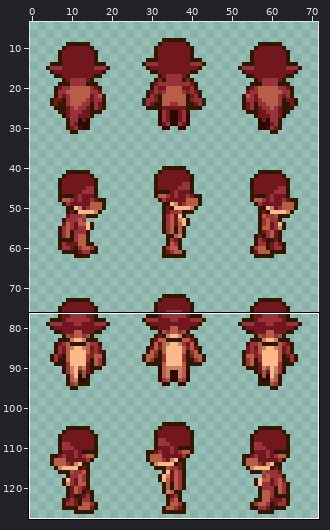
Two versions of one sprite sheet, spriteData/10/adult/6.gif. The picture above shows the old version from afar; the outline marks the close-up.
Close-up. Old version:
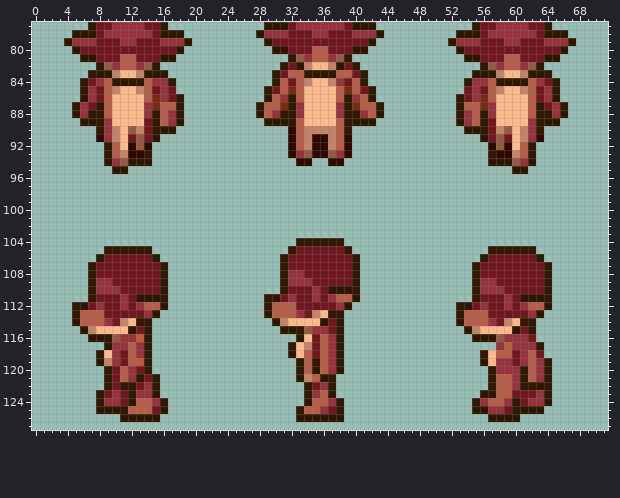
The file is 72x128 pixels. Colours within 5 levels of each other are drawn and written as one. Shown: x 0..71, y 77..127. The wide view leaves out empty margins. The commit also changed other parts of the picture, which this record leaves out.
After:
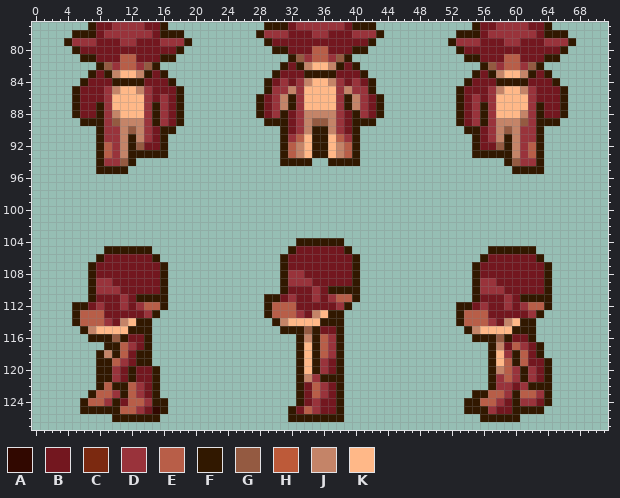
Palette (. is transparent): A #310800  B #73171f  C #7b2910  D #99333b  E #b85e48  F #311800  G #945a41  H #bd5a39  J #c48468  K #ffb888
Change:
Changed rows in their new state; - is an unchanged pixel.
first column x 5:
 83 ---B------B----------------BB----BB----------------B------B---
 84 ---BB----BBB------------FBD-D------DBF------------BBB----BB---
 85 FBB-D----D-B-F-----------DDJD----DJDD-----------F-B-D----D-BBF
 86 FBB-D----DB------------FBDJ-D----D-JDBF------------BD----D-BBF
 87 -B--D-----FDB-----------BDJ--------JDB-----------BDF-----D--B-
 88 -BB-DJ-----DB-----------B--B-JJJJ-B--B-----------BD-----JD-BB-
 89 -----GJJJD-DB--------------BDJGGJDB--------------BD-DJJJG-----
 90 -----DJ--DB---------------FBD-FF-DBF---------------BD--JD-----
 91 ---F-DJFJDBF--------------FD-KFFK-DF--------------FBDJFJD-F---
 92 ---FEDJF-BBF--------------FEJKFFKJEF--------------FBB-FJDEF---
 93 ---FED-FF-FF--------------FEJKFFKJEF--------------FF-FF-DEF---
 94 ---FD---..----------------FFFF--FFFF----------------..---DF---
 95 ---FF----------------------------------------------------FF---
first column x 6:
114 -------------------------------F--------------------------
115 -------F---------------------FB------------------------F--
116 -----FBB--------------------JF-----------------------FBBF-
117 ----FEDB------------------.FKF---------------------FJBE-B-
118 ---JFEBF------------------.FKF--------------------.FKDFEBF
119 ---FEDBF--------------------K-DB------------------.FKEFEBB
120 --F-DBF-BF------------------K-DB--------------------JE--DB
121 --F-DBFB---------------------D--F-------------------D---DB
122 --FEF-EDB------------------FBE-BF-------------------DDBD--
123 -FEE-FE-B------------------FBEDBF----------------F-E-DFEE-
124 FEE-F-E-DF-----------------FBDBB----------------F-E-DB-D-B
125 FF---E-DBA----------------FB-DB-----------------F---B-----
126 ----F---------------------F-----------------------F-------
